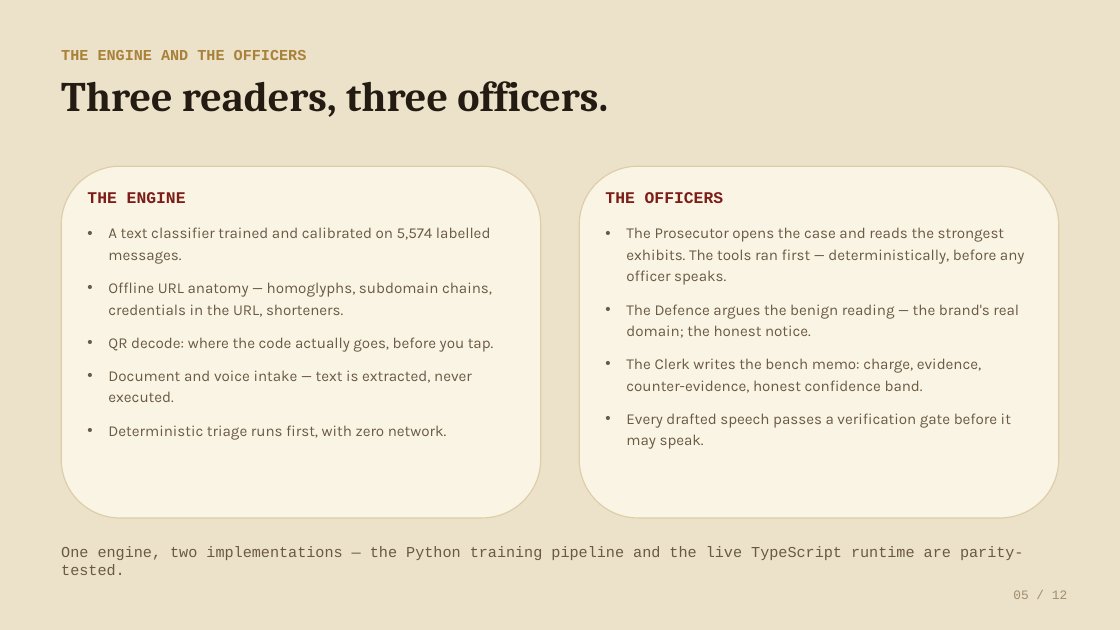
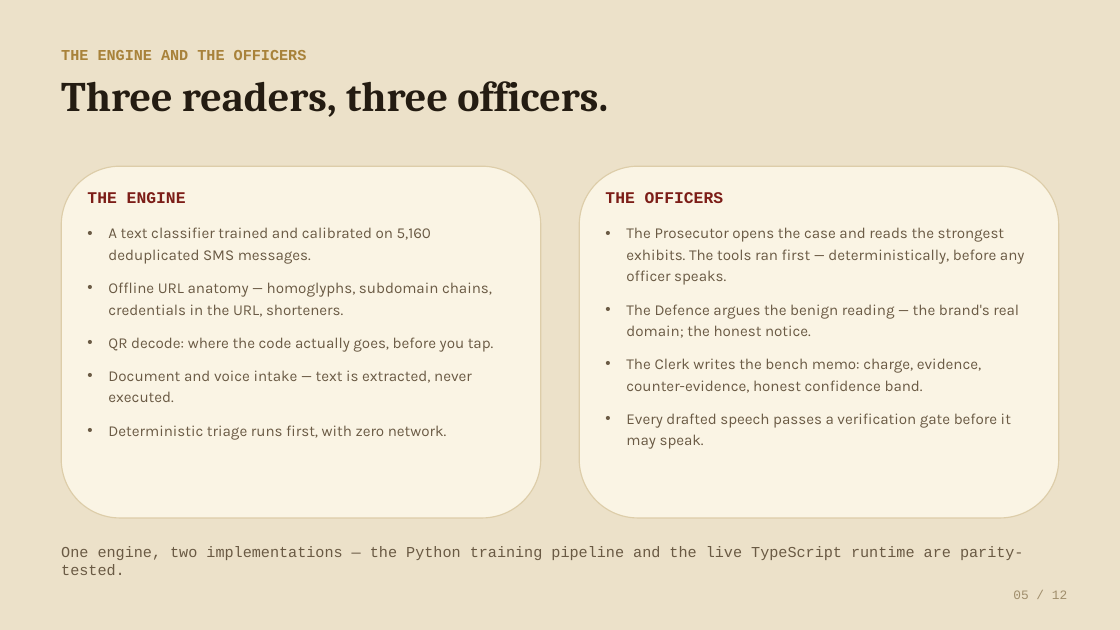
Before and after one commit to JinYi123456/gavel, a slide deck: slide 5 of submission/GAVEL-pitch.pptx. Drawn at 1120x630 pixels with LibreOffice and Linux fonts; fonts in the diff are those of the drawing. Boxes give left, top, right and bottom in pixels: in the first picture for what was removed or moved away, otherwise in the second. Text is boxed around its words. In the diff, an @@ line names an element or a change of style, - is before the commit and + after.

Commit message:
GAVEL: the counts are exact — 28 charges, 5,160 training messages
The statute book is 28 charges plus 6 protective marks, not 27+7;
the corpus collected 5,574 messages but trained on 5,160 after the 414
duplicates were dropped. Both numbers now match the code and the
reports on the README, the about page, the proposal and the deck.

```diff
--- a/submission/GAVEL-pitch.pptx
+++ b/submission/GAVEL-pitch.pptx
@@ text at box(108, 227, 431, 264): text changed @@
-• A text classifier trained and calibrated on 5,574 labelled messages.
+• A text classifier trained and calibrated on 5,160 deduplicated SMS messages.
```
Also in this commit, not shown: 1 other slide changed, 7 other files.
